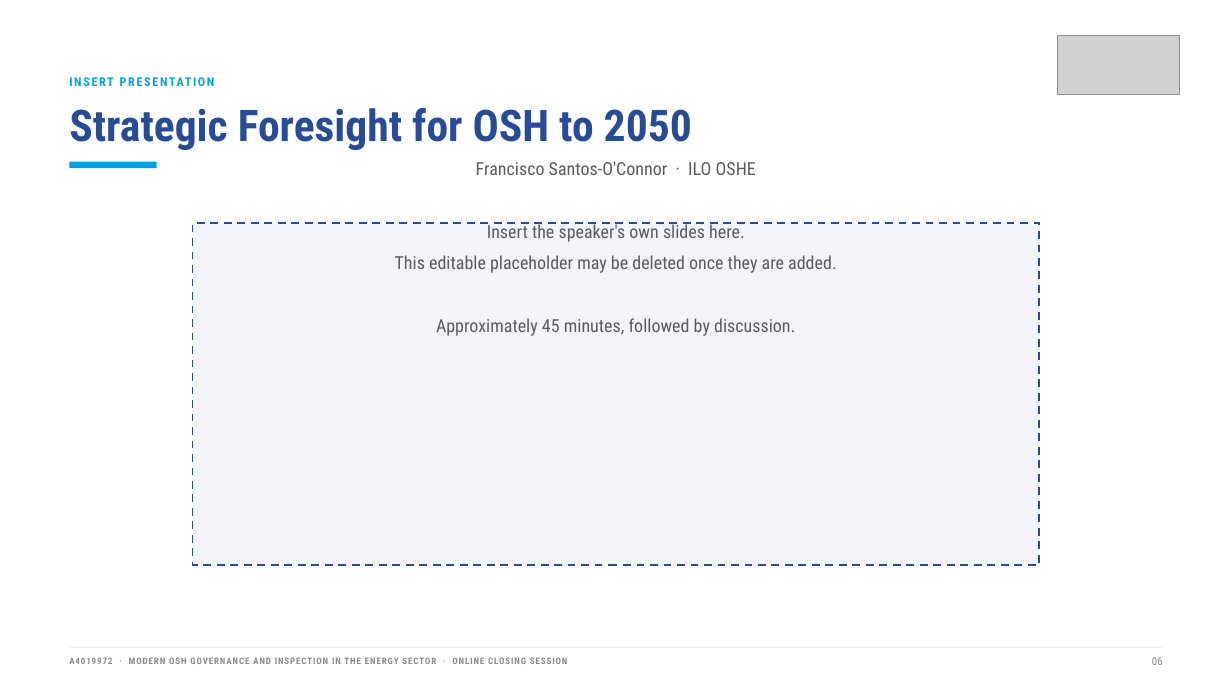
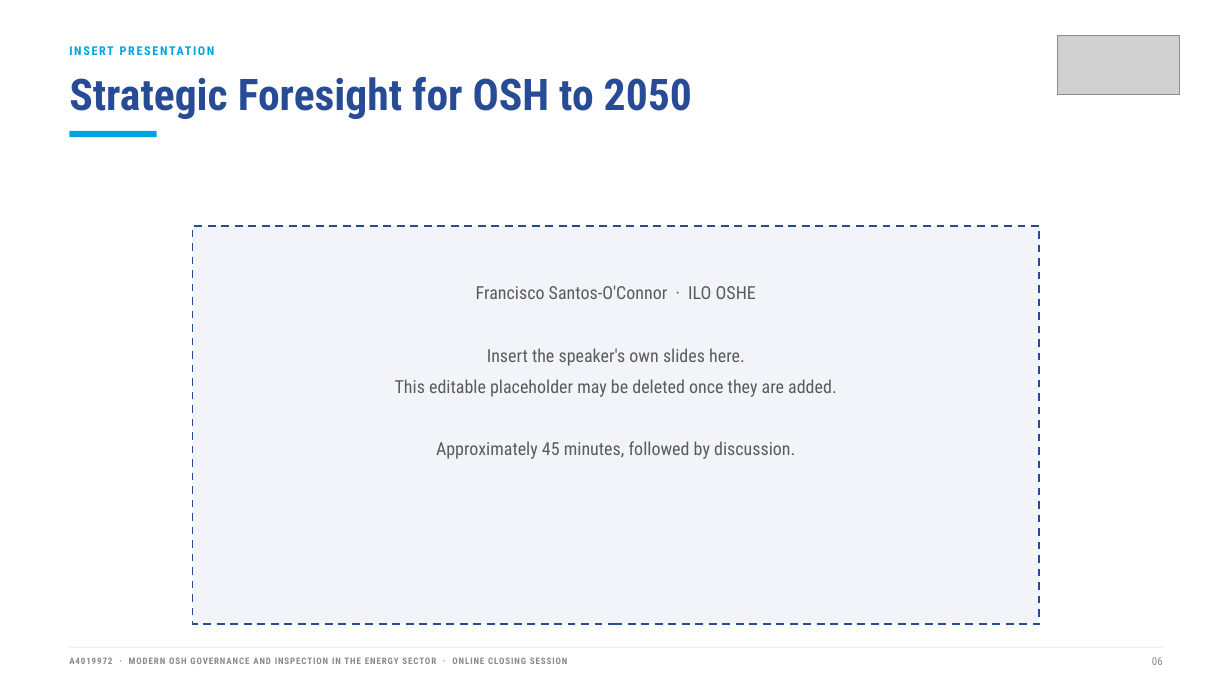
Before and after one commit to olena-vazhynska/Modern-Energy-Sector_Ukraine, a slide deck: slide 6 of assets/decks/A4019972_Closing_Webinar_4Nov2026_EN.pptx. Drawn at 1232x693 pixels with LibreOffice and Linux fonts; fonts in the diff are those of the drawing; grey boxes stand for pictures. Boxes give left, top, right and bottom in pixels: in the first picture for what was removed or moved away, otherwise in the second. Text is boxed around its words. In the diff, an @@ line names an element or a change of style, - is before the commit and + after.

```diff
--- a/assets/decks/A4019972_Closing_Webinar_4Nov2026_EN.pptx
+++ b/assets/decks/A4019972_Closing_Webinar_4Nov2026_EN.pptx
@@ 2 texts, 1 rectangle: place and size @@
-2 texts, 1 rectangle at (69, 75, 1019, 168)
+2 texts, 1 rectangle at (69, 43, 1019, 138)
@@ rectangle: place and size @@
-rectangle at (192, 224, 1040, 565)
+rectangle at (192, 226, 1040, 624)
@@ text "Francisco Santos-O'Connor · ILO OSHE": place and size @@
-text "Francisco Santos-O'Connor · ILO OSHE" at (395, 161, 837, 336)
+text "Francisco Santos-O'Connor · ILO OSHE" at (395, 285, 837, 459)
@@ text "Francisco Santos-O'Connor · ILO OSHE" at (395, 285, 837, 459): vertical alignment middle to top @@
```
Also in this commit, not shown: 7 other slides changed, 2 slides added, 5 other files.
